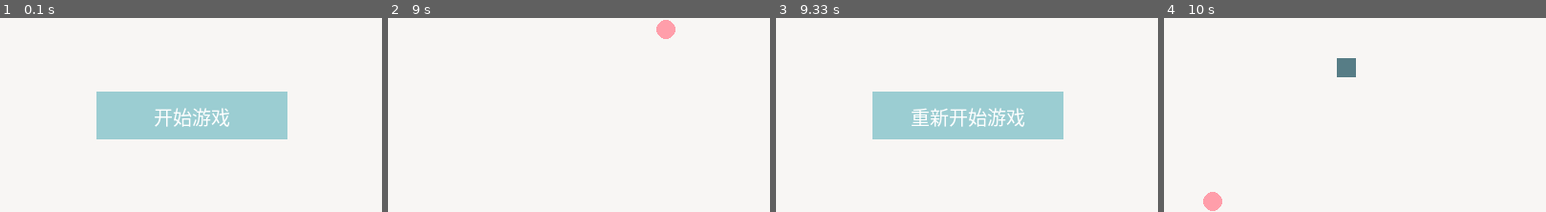
Above: before the commit, frames 1-4 (left to right).
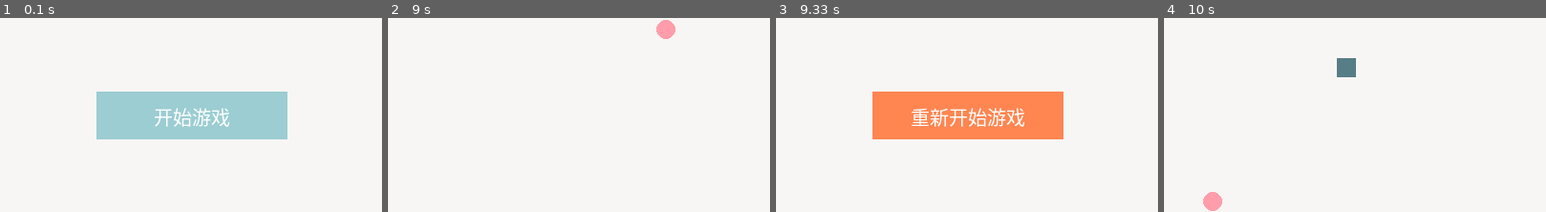
Above: after the commit, the same moments.

Repository: qzq1111/py-game-collection
Game: pygame game, started from greedy_snake/game.py
Two runs of this game, one before a commit and one after it. Both use one fixed random seed, a clock stepped at 60 frames per second and the inputs below.
Inputs (mouse positions are % of the whole screen's width and height, from its top left):
- Up to frame 1 (0.1 s): no input
- Up to frame 2 (9 s): click "开始游戏" at 0.43 s; hold Right 0.67-1.13 s; move the mouse to (46, 81) at 0.7 s; hold Up 1.17-1.47 s; hold Right 1.5-1.97 s; hold Down 2.57-2.87 s; hold Left 2.9-3.3 s; hold Up 3.33-3.7 s; hold Right 3.73-4.37 s; hold Down 4.4-4.77 s; hold Left 4.8-5.27 s; hold Right 5.3-5.77 s; hold Up 5.8-6.1 s; hold Right 6.13-6.6 s; hold Left 6.63-7.17 s; hold Down 7.2-7.5 s; hold Left 7.53-7.93 s; hold Up 7.97-8.33 s; hold Right from 8.37 s (still down)
- Up to frame 3 (9.33 s): release Right at 9 s; hold Down from 9.03 s (still down)
- Up to frame 4 (10 s): release Down at 9.4 s; click "重新开始游戏" at 9.57 s; hold Left from 9.83 s (still down)
The pictures show only the part of the screen within x 25-75%, y 49-99%; the shares and areas given below are measured in that part.

Frames 1-2 are identical in both runs. In frame 3, 12% of the frame differs, in the area x 25-76%, y 37-63%; in frame 4, nothing differs.

Commit message:
修复按钮显示问题

Diff:
--- a/greedy_snake/game.py
+++ b/greedy_snake/game.py
@@ -63,7 +63,7 @@
         return
 
     def handle_move_mouse(self, mouse_x, mouse_y):
-        if self.status:
+        if self.status == GAME_STATUS_RUN:
             return
         self.button.is_active = self.button.rect.collidepoint(mouse_x, mouse_y)
 
